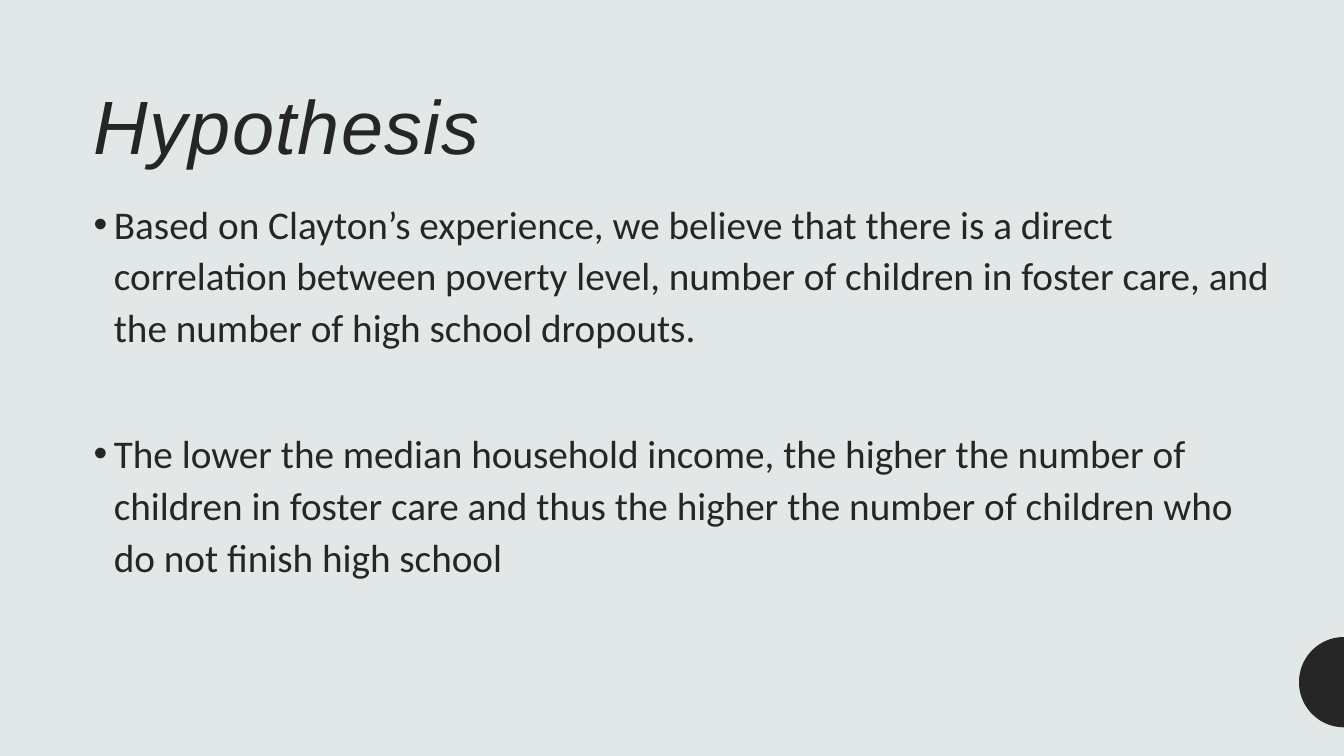
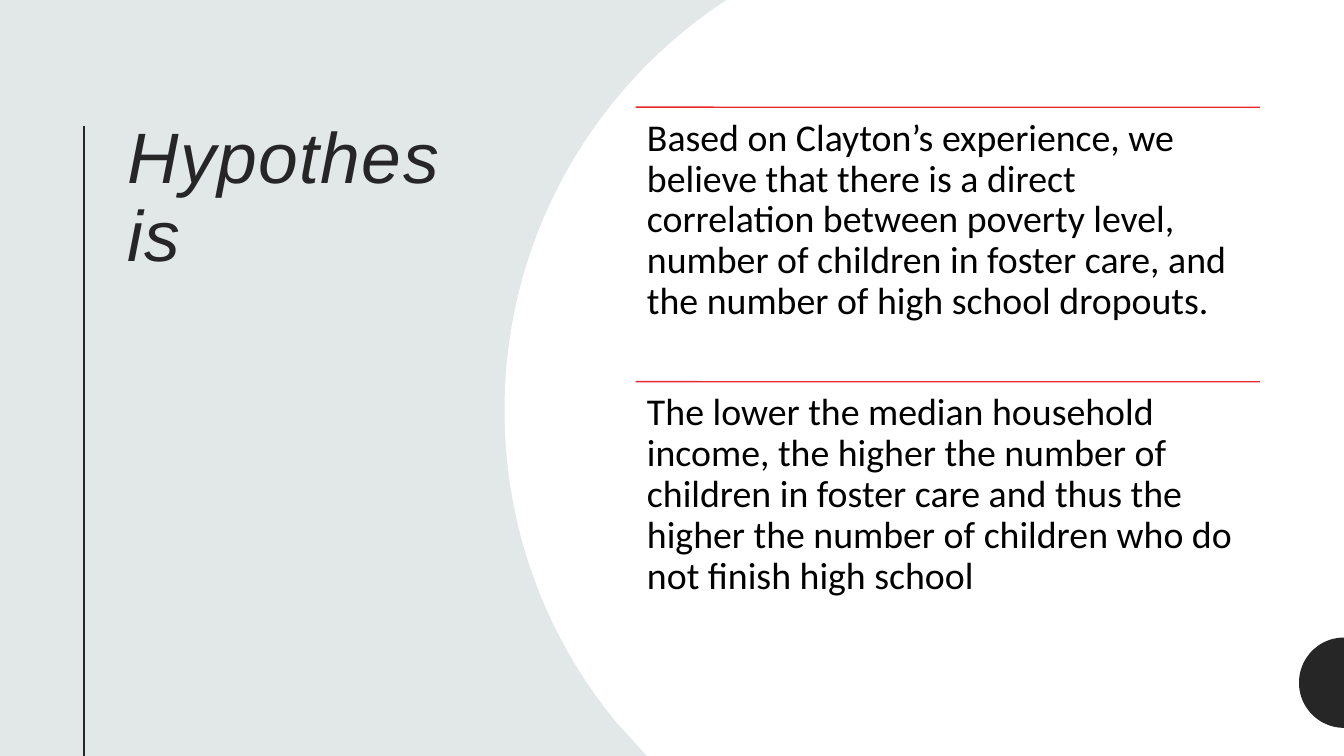
Before and after one commit to lordegraves/exploring_data_in_foster_care, a slide deck: slide 5 of Resources/Project1_Presentation.pptx. Drawn at 1344x756 pixels with LibreOffice and Linux fonts; fonts in the diff are those of the drawing. Boxes give left, top, right and bottom in pixels: in the first picture for what was removed or moved away, otherwise in the second. Text is boxed around its words. In the diff, an @@ line names an element or a change of style, - is before the commit and + after.

Commit message:
Made design changes to the PPT and added new charts

```diff
--- a/Resources/Project1_Presentation.pptx
+++ b/Resources/Project1_Presentation.pptx
@@ rectangle added at (0,0,1344,756), fill #E2E8E8 @@
@@ freeform shape added at (505,0,1344,756), fill #FFFFFF @@
@@ title "Hypothesis": place and size @@
-title "Hypothesis" at (94,99,480,168)
+title "Hypothesis" at (118,117,462,647)
@@ title "Hypothesis" at (118,117,462,647): size 54 to 51 pt @@
@@ line added from (84, 126) to (84, 756), #262626 1.5 pt @@
@@ text removed at (114,211,1269,579) @@
-• Based on Clayton’s experience, we believe that there is a direct correlation between poverty level, number of children in foster care, and the number of high school dropouts.
-• The lower the median household income, the higher the number of children in foster care and thus the higher the number of children who do not finish high school
@@ group added at (636,107,1260,596): 2 lines, 2 texts @@
+Based on Clayton’s experience, we believe that there is a direct correlation between poverty level, number of children in foster care, and the number of high school dropouts.
+The lower the median household income, the higher the number of children in foster care and thus the higher the number of children who do not finish high school
@@ freeform shape added at (1300,637,1344,728), fill #262626 @@
```
Also in this commit, not shown: 8 other slides changed.
